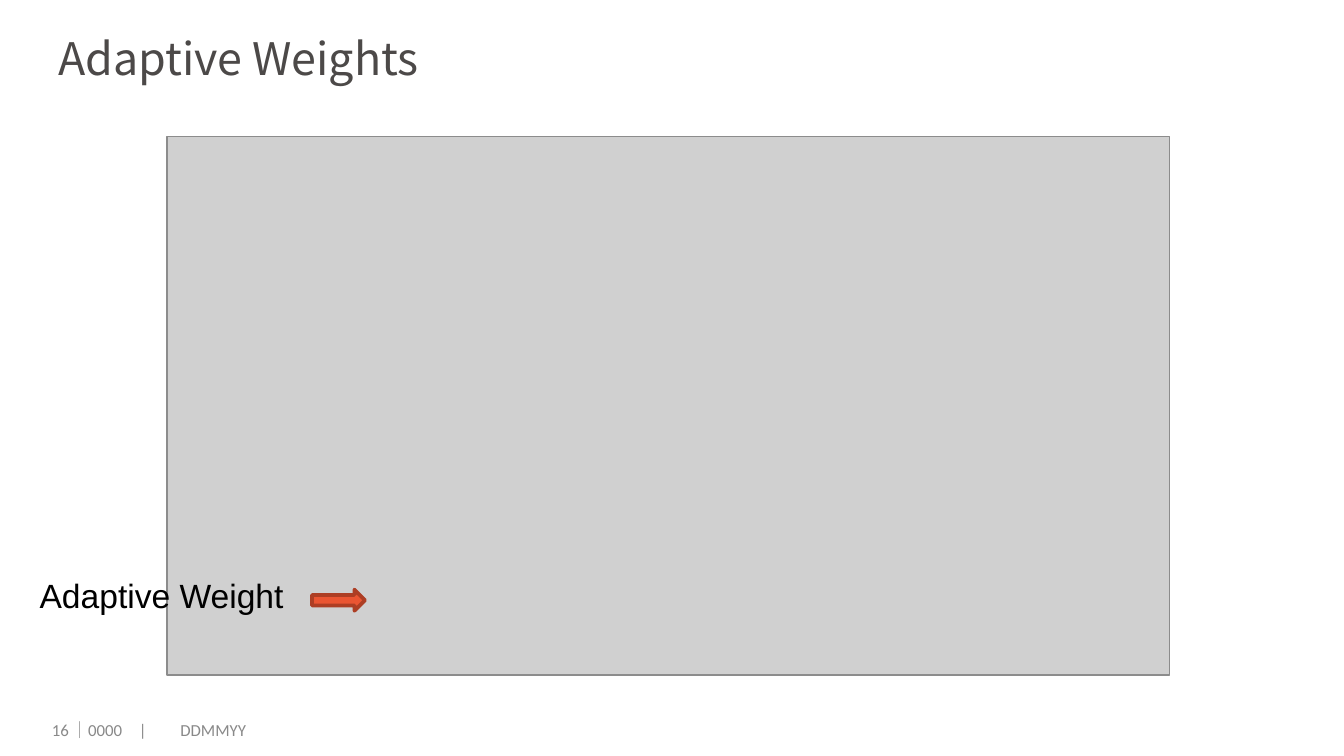
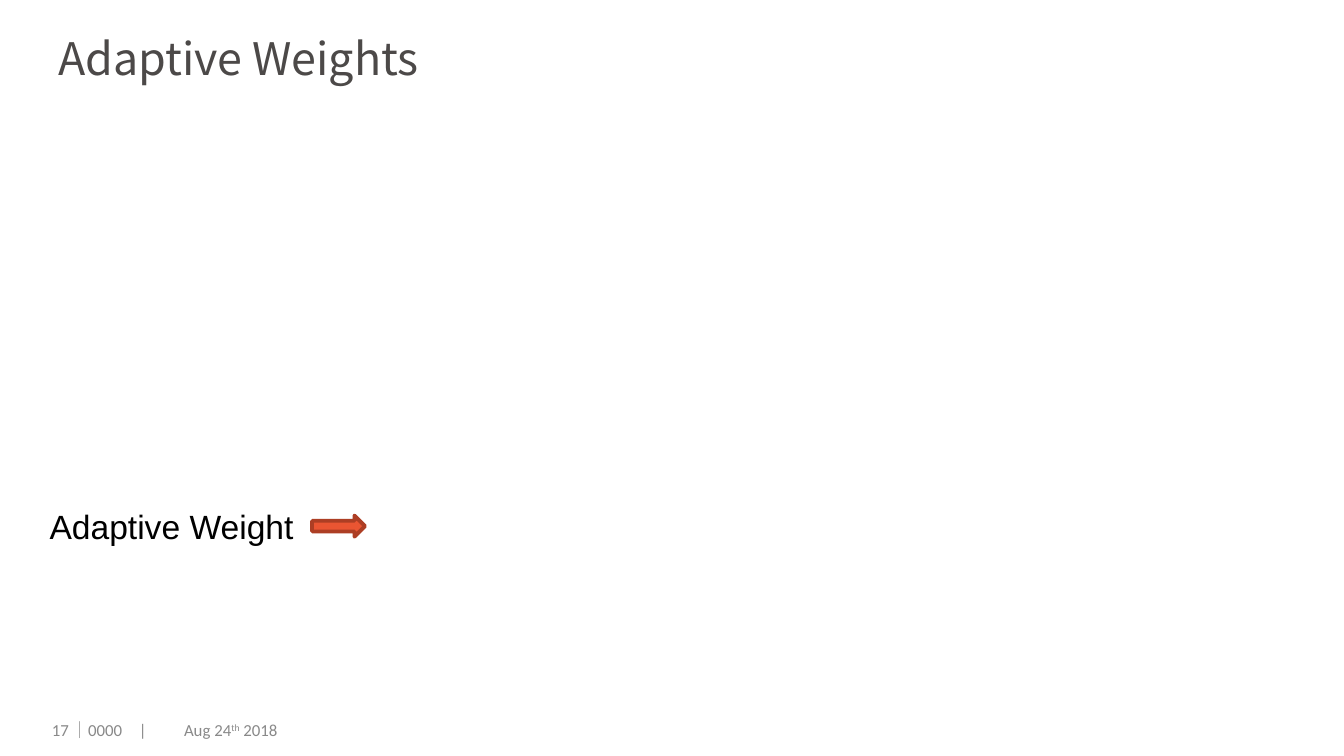
Before and after one commit to dengwx11/GroupLasso, a slide deck: slide 18 of manu & slides/Final.pptx (slide 17 before the commit). Drawn at 1344x756 pixels with LibreOffice and Linux fonts; fonts in the diff are those of the drawing; grey boxes stand for pictures; background and template pictures are left out. Boxes give left, top, right and bottom in pixels: in the first picture for what was removed or moved away, otherwise in the second. Text is boxed around its words. In the diff, an @@ line names an element or a change of style, - is before the commit and + after.

```diff
--- a/manu & slides/Final.pptx
+++ b/manu & slides/Final.pptx
@@ picture removed at [167,136,1169,675] @@
@@ text "Adaptive Weight": place and size @@
-text "Adaptive Weight" at [40,581,284,614]
+text "Adaptive Weight" at [50,514,294,545]
@@ right arrow: place and size @@
-right arrow at [312,590,364,612]
+right arrow at [312,516,364,538]
@@ page number at [52,725,69,736]: text changed @@
-16
+17
@@ text at [71,721,277,739]: text changed @@
-｜0000 | DDMMYY
+｜0000 | Aug 24th 2018
```
Also in this commit, not shown: 47 other slides changed, 2 slides added, 4 slides removed, 1 other file.
